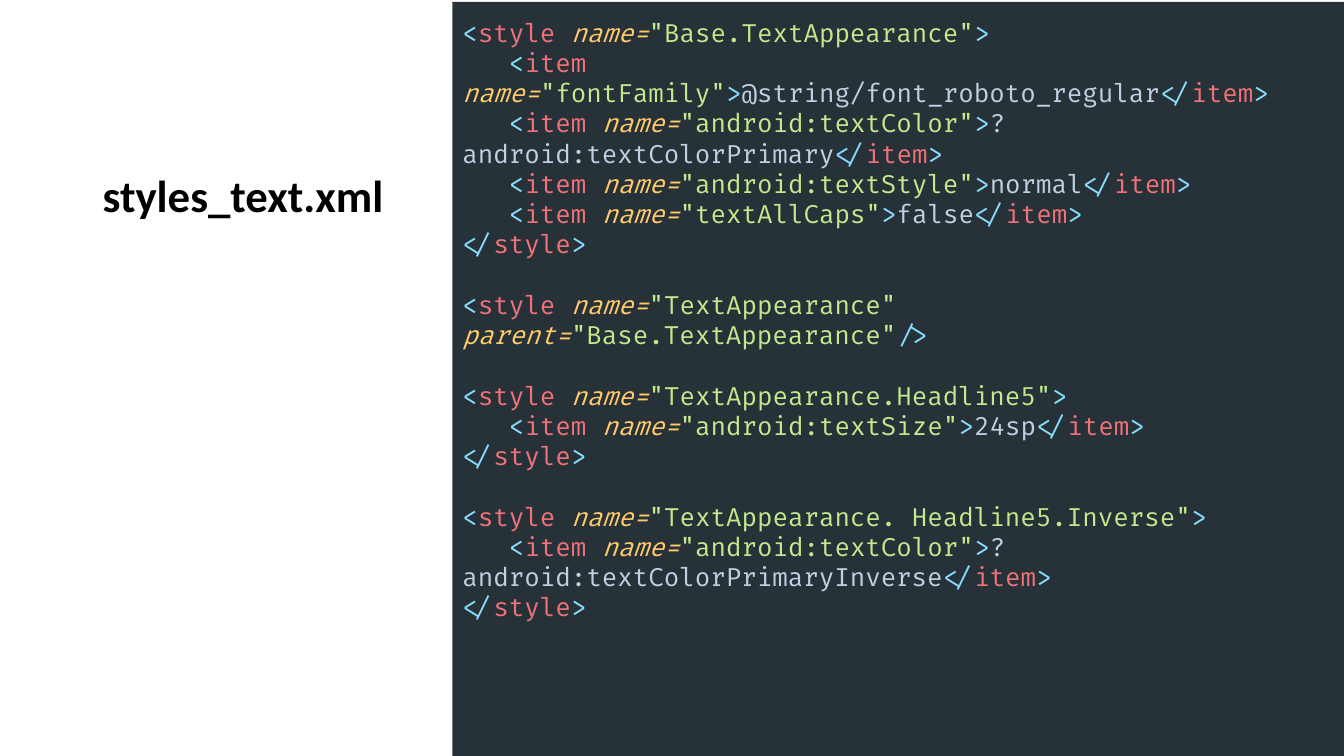
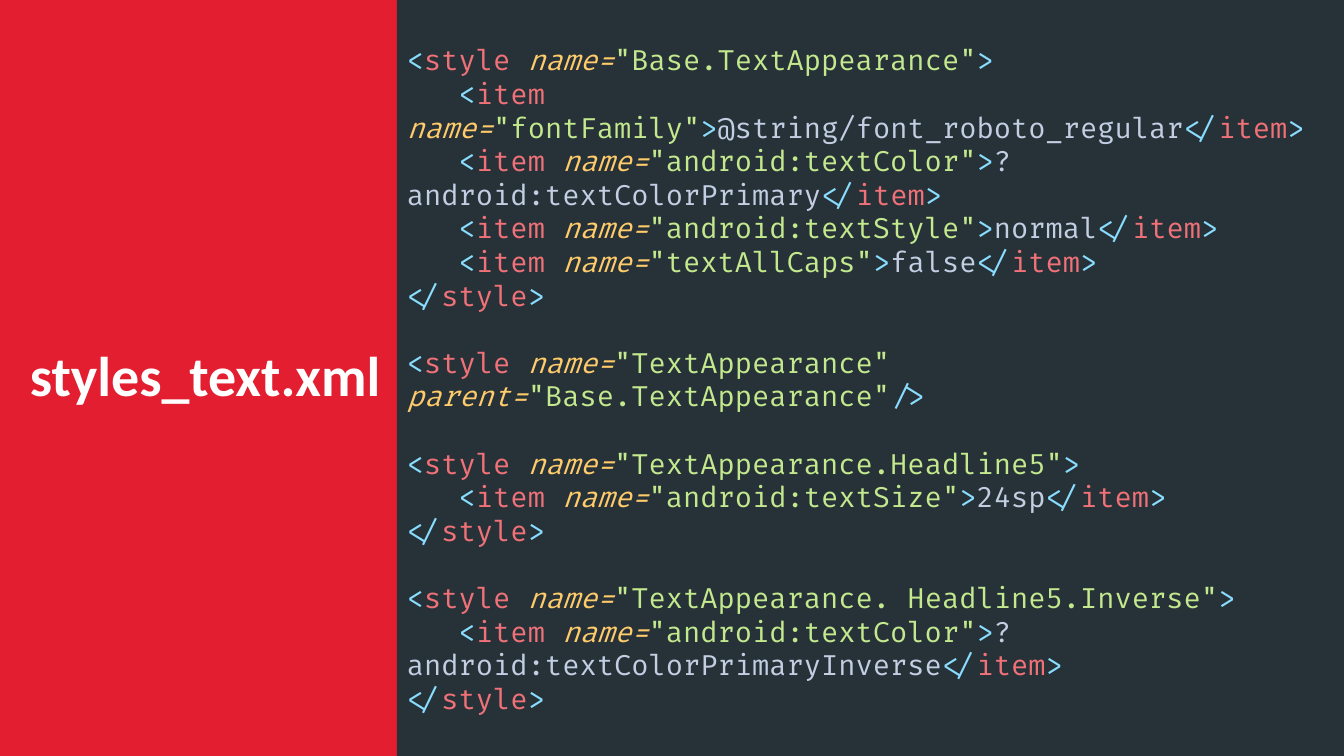
Before and after one commit to ZebanNikolay/android-style-best-practices, a slide deck: slide 27 of Styles and Themes in Android.pptm (slide 23 before the commit). Drawn at 1344x756 pixels with LibreOffice and Linux fonts; fonts in the diff are those of the drawing. Boxes give left, top, right and bottom in pixels: in the first picture for what was removed or moved away, otherwise in the second. Text is boxed around its words. In the diff, an @@ line names an element or a change of style, - is before the commit and + after.

```diff
--- a/Styles and Themes in Android.pptm
+++ b/Styles and Themes in Android.pptm
@@ title "styles_text.xml": place and size @@
-title "styles_text.xml" at [103,180,384,219]
+title "styles_text.xml" at [0,0,397,756]
@@ title "styles_text.xml" at [0,0,397,756]: size 32 to 40 pt, text colour #000000 to #FFFFFF; indent changed; vertical alignment bottom to middle; fill none to #E21E30 @@
@@ text "<style name="Base.TextAppearance"> <item name="fontFamily">@ ...": place and size @@
-text "<style name="Base.TextAppearance"> <item name="fontFamily">@ ..." at [453,2,1344,756]
+text "<style name="Base.TextAppearance"> <item name="fontFamily">@ ..." at [397,0,1344,756]
@@ text "<style name="Base.TextAppearance"> <item name="fontFamily">@ ..." at [397,0,1344,756]: size 18 to 20 pt @@
```
Also in this commit, not shown: 21 other slides changed, 4 slides added, 2 slides removed.
